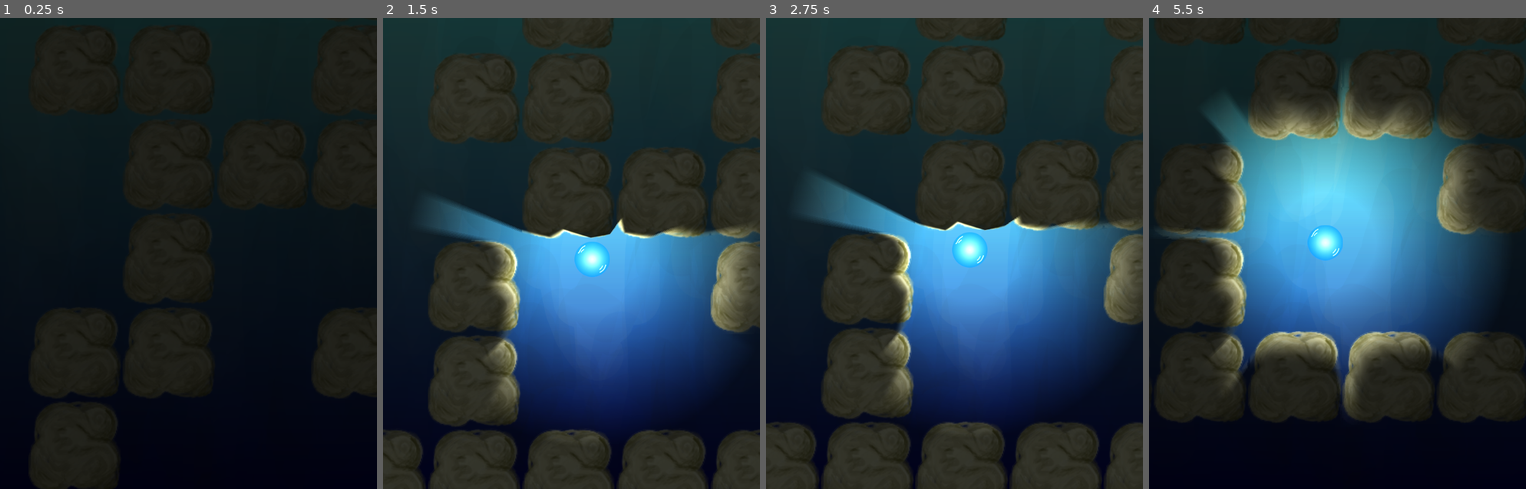
Above: before the commit, frames 1-4 (left to right).
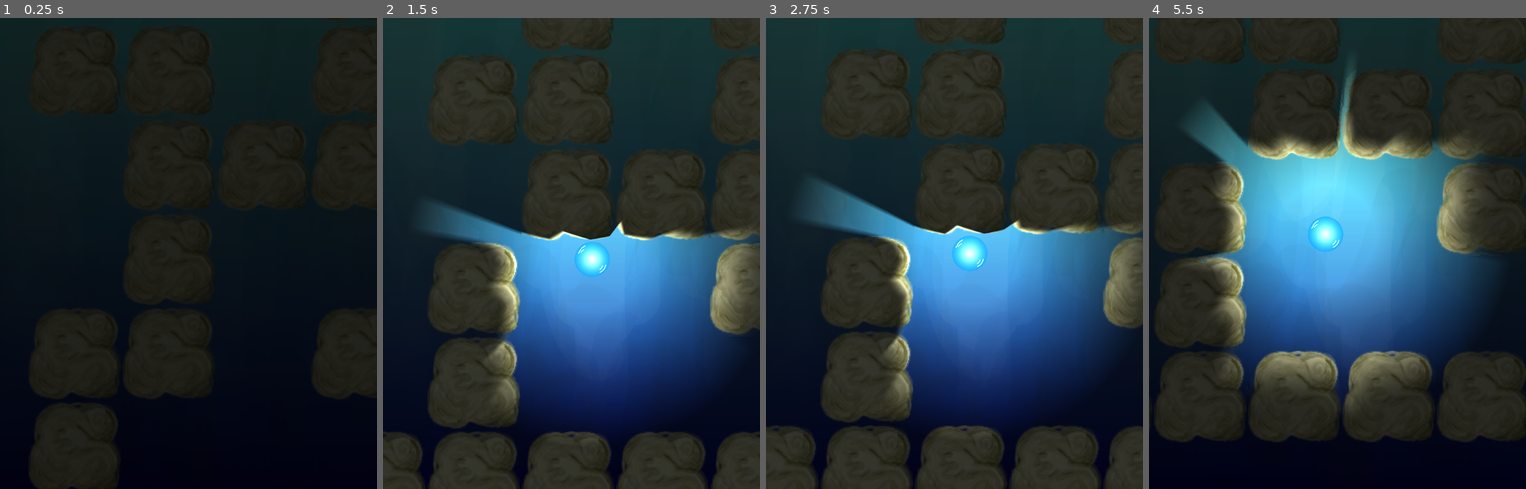
Above: after the commit, the same moments.

Repository: jacob-grahn/bubble-racing
Game: Godot game, scene res://maze/Maze.tscn
Same seed, same stepped clock (60 frames per second), same inputs: the game is played once before the commit and once after it.
Inputs (mouse positions are in pixels of both pictures, inside the frame that each line leads up to):
- Up to frame 1 (0.25 s): no input
- Up to frame 2 (1.5 s): move the mouse to (654, 229) at 0.52 s; click (654, 229) at 0.67 s; move the mouse to (496, 277) at 1.27 s; click (496, 277) at 1.42 s
- Up to frame 3 (2.75 s): move the mouse to (992, 149) at 2.02 s; click (992, 149) at 2.17 s
- Up to frame 4 (5.5 s): move the mouse to (1318, 347) at 2.77 s; click (1318, 347) at 2.92 s; move the mouse to (1450, 324) at 3.52 s; click (1450, 324) at 3.67 s; move the mouse to (1224, 182) at 4.27 s; click (1224, 182) at 4.42 s; move the mouse to (1356, 253) at 5.02 s; click (1356, 253) at 5.17 s

The runs differ from the first frame. In frame 2, 1.9% of the frame differs, in the area x 0-100%, y 5-97%; in frame 3, 3.7%; in frame 4, 21%, in the area x 1-100%, y 0-90%.

Commit message:
bubbles prefer to go up?

Diff:
--- a/maze/Maze.tscn
+++ b/maze/Maze.tscn
@@ -23,6 +23,7 @@
 
 [node name="Bubble" parent="." instance=ExtResource( 2 )]
 position = Vector2( -0.465363, -0.562927 )
+gravity_scale = -3.0
 script = ExtResource( 3 )
 
 [node name="AudioStreamPlayer" type="AudioStreamPlayer" parent="."]
